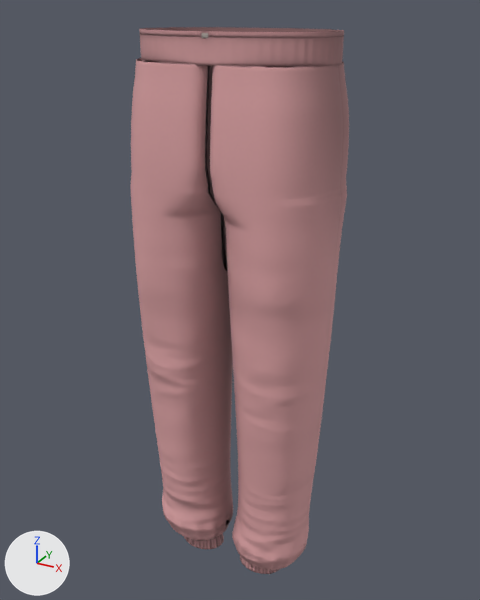
The FBX model arena/assets/minimon_fleece/fbx/lowr_000.fbx, before and after one commit.
One viewpoint serves both versions: a 50 mm lens placed at (0.526, -0.945, 1.078), pointed at (-0.006, 0.023, 0.593). Every picture has the same lights, and +X, +Y and +Z are marked at lower left. The older version comes first.

Names of what the first picture shows: 'lowr_000'.
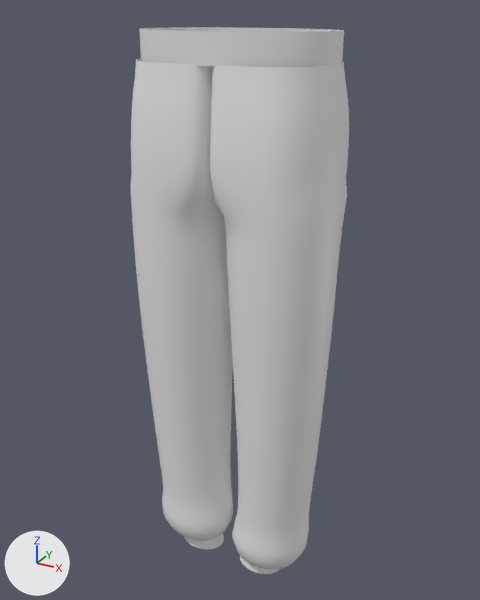
Pixel boxes (x1, y1, x2, y2) of what changed, in the pictures (480 x 600 px):
```json
{"object": "lowr_000", "change": "recoloured", "before": [130, 27, 349, 574], "after": [130, 27, 349, 574], "on screen": "brown to white"}
```

Scene script edits in JSON lines:
```json
{"block": "me_lowr_000", "where": "me_lowr_000.from_pydata(...)  # 3068 vertices, 2792 faces; spans x -0.184..0.184, y -0.108..0.118, z 0.052..1.048"}
{"op": "remove", "block": "me_lowr_000", "code": "me_lowr_000.materials.append(mat_lowr_a)"}
```
